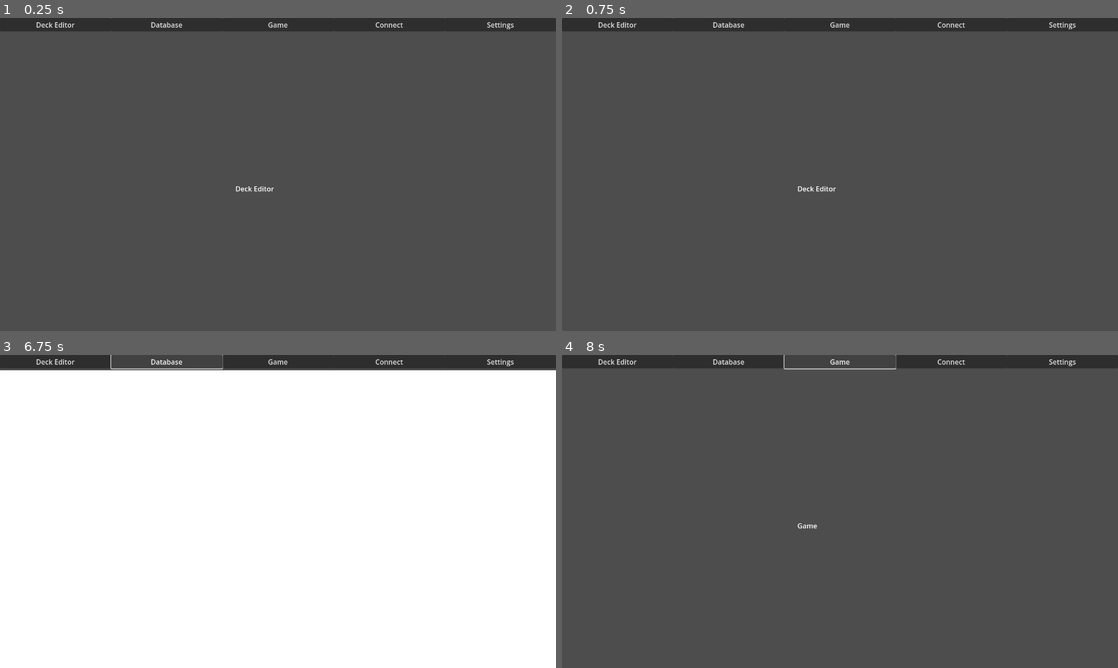
Above: before the commit, frames 1-4 (two rows, left to right).
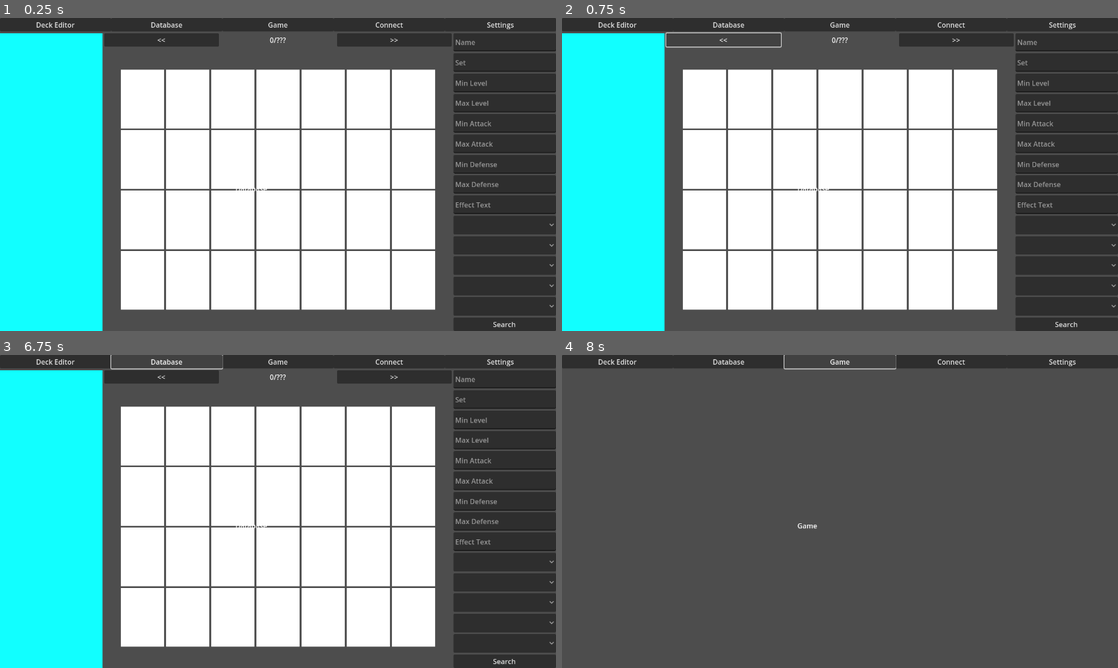
Above: after the commit, the same moments.

Repository: AlexDarigan/YVD10G
Game: Godot game, scene res://game.tscn
Two runs of this game, one before a commit and one after it. Both use one fixed random seed, a clock stepped at 60 frames per second and the inputs below.
Inputs (mouse positions are in pixels of both pictures, inside the frame that each line leads up to):
- Up to frame 1 (0.25 s): no input
- Up to frame 2 (0.75 s): click (723, 39) at 0.5 s, where only the run after the commit has a clickable "<<"
- Up to frame 3 (6.75 s): click (394, 376) at 1.25 s, where only the run after the commit has a clickable ">>"; click (505, 561) at 2.02 s; click (505, 583) at 2.77 s; click (505, 602) at 3.52 s; click (505, 624) at 4.27 s; click (505, 642) at 5.02 s; click (505, 661) at 5.75 s, where only the run after the commit has a clickable "Search"; click "Database" at 6.5 s
- Up to frame 4 (8 s): click "Game" at 7.25 s

The runs differ from the first frame. In frame 1, 76% of the frame differs, in the area x 0-100%, y 4-100%; in frame 2, 75%; in frame 3, 55%; in frame 4, nothing differs.

Commit message:
add database filters & pages

Diff:
--- a/game.tscn
+++ b/game.tscn
@@ -35,8 +35,13 @@
 script = ExtResource("4_p5jqa")
 
 [node name="DeckEditor" type="Control" parent="ScreenManager/Screens"]
-layout_mode = 3
-anchors_preset = 0
+visible = false
+layout_mode = 1
+anchors_preset = 15
+anchor_right = 1.0
+anchor_bottom = 1.0
+grow_horizontal = 2
+grow_vertical = 2
 
 [node name="Label" type="Label" parent="ScreenManager/Screens/DeckEditor"]
 layout_mode = 0
@@ -48,8 +53,12 @@
 
 [node name="Connect" type="Control" parent="ScreenManager/Screens"]
 visible = false
-layout_mode = 3
-anchors_preset = 0
+layout_mode = 1
+anchors_preset = 15
+anchor_right = 1.0
+anchor_bottom = 1.0
+grow_horizontal = 2
+grow_vertical = 2
 
 [node name="Label" type="Label" parent="ScreenManager/Screens/Connect"]
 layout_mode = 0
@@ -60,9 +69,265 @@
 text = "Connect"
 
 [node name="Database" type="Control" parent="ScreenManager/Screens"]
-visible = false
-layout_mode = 3
-anchors_preset = 0
+layout_mode = 1
+anchors_preset = 15
+anchor_right = 1.0
+anchor_bottom = 1.0
+grow_horizontal = 2
+grow_vertical = 2
+
+[node name="HBoxContainer" type="HBoxContainer" parent="ScreenManager/Screens/Database"]
+layout_mode = 1
+anchors_preset = 15
+anchor_right = 1.0
+anchor_bottom = 1.0
+grow_horizontal = 2
+grow_vertical = 2
+
+[node name="Left" type="ColorRect" parent="ScreenManager/Screens/Database/HBoxContainer"]
+layout_mode = 2
+size_flags_horizontal = 3
+color = Color(0.0666667, 1, 1, 1)
+
+[node name="VBoxContainer" type="VBoxContainer" parent="ScreenManager/Screens/Database/HBoxContainer"]
+custom_minimum_size = Vector2(800, 0)
+layout_mode = 2
+
+[node name="Pages" type="HBoxContainer" parent="ScreenManager/Screens/Database/HBoxContainer/VBoxContainer"]
+layout_mode = 2
+
+[node name="Prev" type="Button" parent="ScreenManager/Screens/Database/HBoxContainer/VBoxContainer/Pages"]
+layout_mode = 2
+size_flags_horizontal = 3
+text = "<<"
+
+[node name="CurrentPage" type="Label" parent="ScreenManager/Screens/Database/HBoxContainer/VBoxContainer/Pages"]
+layout_mode = 2
+size_flags_horizontal = 3
+text = "0/???"
+horizontal_alignment = 1
+
+[node name="Next" type="Button" parent="ScreenManager/Screens/Database/HBoxContainer/VBoxContainer/Pages"]
+layout_mode = 2
+size_flags_horizontal = 3
+text = ">>"
+
+[node name="Control" type="Control" parent="ScreenManager/Screens/Database/HBoxContainer/VBoxContainer"]
+layout_mode = 2
+size_flags_vertical = 3
+
+[node name="Cards" type="GridContainer" parent="ScreenManager/Screens/Database/HBoxContainer/VBoxContainer/Control"]
+layout_mode = 1
+anchors_preset = 8
+anchor_left = 0.5
+anchor_top = 0.5
+anchor_right = 0.5
+anchor_bottom = 0.5
+offset_left = -362.0
+offset_top = -276.0
+offset_right = 362.0
+offset_bottom = 276.0
+grow_horizontal = 2
+grow_vertical = 2
+columns = 7
+
+[node name="Card" type="ColorRect" parent="ScreenManager/Screens/Database/HBoxContainer/VBoxContainer/Control/Cards"]
+custom_minimum_size = Vector2(100, 135)
+layout_mode = 2
+
+[node name="Card2" type="ColorRect" parent="ScreenManager/Screens/Database/HBoxContainer/VBoxContainer/Control/Cards"]
+custom_minimum_size = Vector2(100, 135)
+layout_mode = 2
+
+[node name="Card3" type="ColorRect" parent="ScreenManager/Screens/Database/HBoxContainer/VBoxContainer/Control/Cards"]
+custom_minimum_size = Vector2(100, 135)
+layout_mode = 2
+
+[node name="Card4" type="ColorRect" parent="ScreenManager/Screens/Database/HBoxContainer/VBoxContainer/Control/Cards"]
+custom_minimum_size = Vector2(100, 135)
+layout_mode = 2
+
+[node name="Card5" type="ColorRect" parent="ScreenManager/Screens/Database/HBoxContainer/VBoxContainer/Control/Cards"]
+custom_minimum_size = Vector2(100, 135)
+layout_mode = 2
+
+[node name="Card6" type="ColorRect" parent="ScreenManager/Screens/Database/HBoxContainer/VBoxContainer/Control/Cards"]
+custom_minimum_size = Vector2(100, 135)
+layout_mode = 2
+
+[node name="Card7" type="ColorRect" parent="ScreenManager/Screens/Database/HBoxContainer/VBoxContainer/Control/Cards"]
+custom_minimum_size = Vector2(100, 135)
+layout_mode = 2
+
+[node name="Card8" type="ColorRect" parent="ScreenManager/Screens/Database/HBoxContainer/VBoxContainer/Control/Cards"]
+custom_minimum_size = Vector2(100, 135)
+layout_mode = 2
+
+[node name="Card9" type="ColorRect" parent="ScreenManager/Screens/Database/HBoxContainer/VBoxContainer/Control/Cards"]
+custom_minimum_size = Vector2(100, 135)
+layout_mode = 2
+
+[node name="Card10" type="ColorRect" parent="ScreenManager/Screens/Database/HBoxContainer/VBoxContainer/Control/Cards"]
+custom_minimum_size = Vector2(100, 135)
+layout_mode = 2
+
+[node name="Card11" type="ColorRect" parent="ScreenManager/Screens/Database/HBoxContainer/VBoxContainer/Control/Cards"]
+custom_minimum_size = Vector2(100, 135)
+layout_mode = 2
+
+[node name="Card12" type="ColorRect" parent="ScreenManager/Screens/Database/HBoxContainer/VBoxContainer/Control/Cards"]
+custom_minimum_size = Vector2(100, 135)
+layout_mode = 2
+
+[node name="Card13" type="ColorRect" parent="ScreenManager/Screens/Database/HBoxContainer/VBoxContainer/Control/Cards"]
+custom_minimum_size = Vector2(100, 135)
+layout_mode = 2
+
+[node name="Card14" type="ColorRect" parent="ScreenManager/Screens/Database/HBoxContainer/VBoxContainer/Control/Cards"]
+custom_minimum_size = Vector2(100, 135)
+layout_mode = 2
+
+[node name="Card15" type="ColorRect" parent="ScreenManager/Screens/Database/HBoxContainer/VBoxContainer/Control/Cards"]
+custom_minimum_size = Vector2(100, 135)
+layout_mode = 2
+
+[node name="Card16" type="ColorRect" parent="ScreenManager/Screens/Database/HBoxContainer/VBoxContainer/Control/Cards"]
+custom_minimum_size = Vector2(100, 135)
+layout_mode = 2
+
+[node name="Card17" type="ColorRect" parent="ScreenManager/Screens/Database/HBoxContainer/VBoxContainer/Control/Cards"]
+custom_minimum_size = Vector2(100, 135)
+layout_mode = 2
+
+[node name="Card18" type="ColorRect" parent="ScreenManager/Screens/Database/HBoxContainer/VBoxContainer/Control/Cards"]
+custom_minimum_size = Vector2(100, 135)
+layout_mode = 2
+
+[node name="Card19" type="ColorRect" parent="ScreenManager/Screens/Database/HBoxContainer/VBoxContainer/Control/Cards"]
+custom_minimum_size = Vector2(100, 135)
+layout_mode = 2
+
+[node name="Card20" type="ColorRect" parent="ScreenManager/Screens/Database/HBoxContainer/VBoxContainer/Control/Cards"]
+custom_minimum_size = Vector2(100, 135)
+layout_mode = 2
+
+[node name="Card21" type="ColorRect" parent="ScreenManager/Screens/Database/HBoxContainer/VBoxContainer/Control/Cards"]
+custom_minimum_size = Vector2(100, 135)
+layout_mode = 2
+
+[node name="Card22" type="ColorRect" parent="ScreenManager/Screens/Database/HBoxContainer/VBoxContainer/Control/Cards"]
+custom_minimum_size = Vector2(100, 135)
+layout_mode = 2
+
+[node name="Card23" type="ColorRect" parent="ScreenManager/Screens/Database/HBoxContainer/VBoxContainer/Control/Cards"]
+custom_minimum_size = Vector2(100, 135)
+layout_mode = 2
+
+[node name="Card24" type="ColorRect" parent="ScreenManager/Screens/Database/HBoxContainer/VBoxContainer/Control/Cards"]
+custom_minimum_size = Vector2(100, 135)
+layout_mode = 2
+
+[node name="Card25" type="ColorRect" parent="ScreenManager/Screens/Database/HBoxContainer/VBoxContainer/Control/Cards"]
+custom_minimum_size = Vector2(100, 135)
+layout_mode = 2
+
+[node name="Card26" type="ColorRect" parent="ScreenManager/Screens/Database/HBoxContainer/VBoxContainer/Control/Cards"]
+custom_minimum_size = Vector2(100, 135)
+layout_mode = 2
+
+[node name="Card27" type="ColorRect" parent="ScreenManager/Screens/Database/HBoxContainer/VBoxContainer/Control/Cards"]
+custom_minimum_size = Vector2(100, 135)
+layout_mode = 2
+
+[node name="Card28" type="ColorRect" parent="ScreenManager/Screens/Database/HBoxContainer/VBoxContainer/Control/Cards"]
+custom_minimum_size = Vector2(100, 135)
+layout_mode = 2
+
+[node name="Center" type="ColorRect" parent="ScreenManager/Screens/Database/HBoxContainer"]
+visible = false
+custom_minimum_size = Vector2(800, 0)
+layout_mode = 2
+size_flags_horizontal = 3
+color = Color(0.911275, 0.554454, 0.343954, 1)
+
+[node name="Filters" type="VBoxContainer" parent="ScreenManager/Screens/Database/HBoxContainer"]
+layout_mode = 2
+size_flags_horizontal = 3
+
+[node name="Name" type="LineEdit" parent="ScreenManager/Screens/Database/HBoxContainer/Filters"]
+layout_mode = 2
+size_flags_vertical = 3
+placeholder_text = "Name"
+
+[node name="Set" type="LineEdit" parent="ScreenManager/Screens/Database/HBoxContainer/Filters"]
+layout_mode = 2
+size_flags_vertical = 3
+placeholder_text = "Set"
+
+[node name="MinLevel" type="LineEdit" parent="ScreenManager/Screens/Database/HBoxContainer/Filters"]
+layout_mode = 2
+size_flags_vertical = 3
+placeholder_text = "Min Level"
+
+[node name="MaxLevel" type="LineEdit" parent="ScreenManager/Screens/Database/HBoxContainer/Filters"]
+layout_mode = 2
+size_flags_vertical = 3
+placeholder_text = "Max Level"
+
+[node name="MinAttack" type="LineEdit" parent="ScreenManager/Screens/Database/HBoxContainer/Filters"]
+layout_mode = 2
+size_flags_vertical = 3
+placeholder_text = "Min Attack"
+
+[node name="MaxAttack" type="LineEdit" parent="ScreenManager/Screens/Database/HBoxContainer/Filters"]
+layout_mode = 2
+size_flags_vertical = 3
+placeholder_text = "Max Attack"
+
+[node name="MinDefense" type="LineEdit" parent="ScreenManager/Screens/Database/HBoxContainer/Filters"]
+layout_mode = 2
+size_flags_vertical = 3
+placeholder_text = "Min Defense"
+
+[node name="MaxDefense" type="LineEdit" parent="ScreenManager/Screens/Database/HBoxContainer/Filters"]
+layout_mode = 2
+size_flags_vertical = 3
+placeholder_text = "Max Defense"
+
+[node name="EffectText" type="LineEdit" parent="ScreenManager/Screens/Database/HBoxContainer/Filters"]
+layout_mode = 2
+size_flags_vertical = 3
+placeholder_text = "Effect Text"
+
+[node name="CardType" type="OptionButton" parent="ScreenManager/Screens/Database/HBoxContainer/Filters"]
+layout_mode = 2
+size_flags_vertical = 3
+
+[node name="ExtraDeckType" type="OptionButton" parent="ScreenManager/Screens/Database/HBoxContainer/Filters"]
+layout_mode = 2
+size_flags_vertical = 3
+
+[node name="Attribute" type="OptionButton" parent="ScreenManager/Screens/Database/HBoxContainer/Filters"]
+layout_mode = 2
+size_flags_vertical = 3
+
+[node name="CreatureType" type="OptionButton" parent="ScreenManager/Screens/Database/HBoxContainer/Filters"]
+layout_mode = 2
+size_flags_vertical = 3
+
+[node name="SpecialEffectType" type="OptionButton" parent="ScreenManager/Screens/Database/HBoxContainer/Filters"]
+layout_mode = 2
+size_flags_vertical = 3
+
+[node name="SearchButton" type="Button" parent="ScreenManager/Screens/Database/HBoxContainer/Filters"]
+layout_mode = 2
+text = "Search"
+
+[node name="Right" type="ColorRect" parent="ScreenManager/Screens/Database/HBoxContainer"]
+visible = false
+layout_mode = 2
+size_flags_horizontal = 3
+color = Color(1, 0.258824, 0.392157, 1)
 
 [node name="Label" type="Label" parent="ScreenManager/Screens/Database"]
 layout_mode = 0
@@ -72,16 +337,14 @@
 offset_bottom = 369.0
 text = "Database"
 
-[node name="Background" type="ColorRect" parent="ScreenManager/Screens/Database"]
-custom_minimum_size = Vector2(1280, 720)
-layout_mode = 0
-offset_right = 40.0
-offset_bottom = 40.0
-
 [node name="Game" type="Control" parent="ScreenManager/Screens"]
 visible = false
-layout_mode = 3
-anchors_preset = 0
+layout_mode = 1
+anchors_preset = 15
+anchor_right = 1.0
+anchor_bottom = 1.0
+grow_horizontal = 2
+grow_vertical = 2
 
 [node name="Label" type="Label" parent="ScreenManager/Screens/Game"]
 layout_mode = 0
@@ -93,8 +356,12 @@
 
 [node name="Settings" type="Control" parent="ScreenManager/Screens"]
 visible = false
-layout_mode = 3
-anchors_preset = 0
+layout_mode = 1
+anchors_preset = 15
+anchor_right = 1.0
+anchor_bottom = 1.0
+grow_horizontal = 2
+grow_vertical = 2
 
 [node name="Label" type="Label" parent="ScreenManager/Screens/Settings"]
 layout_mode = 0
